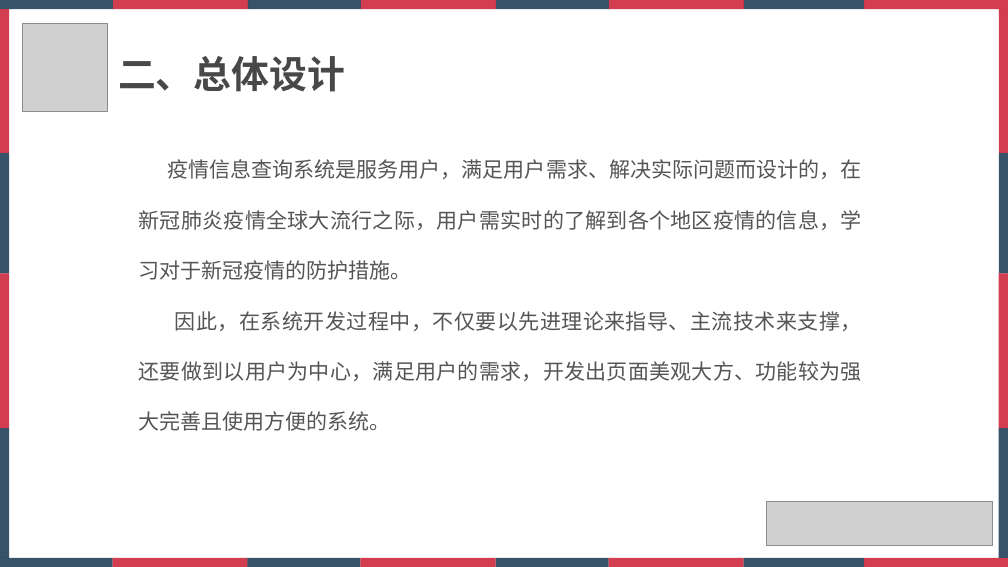
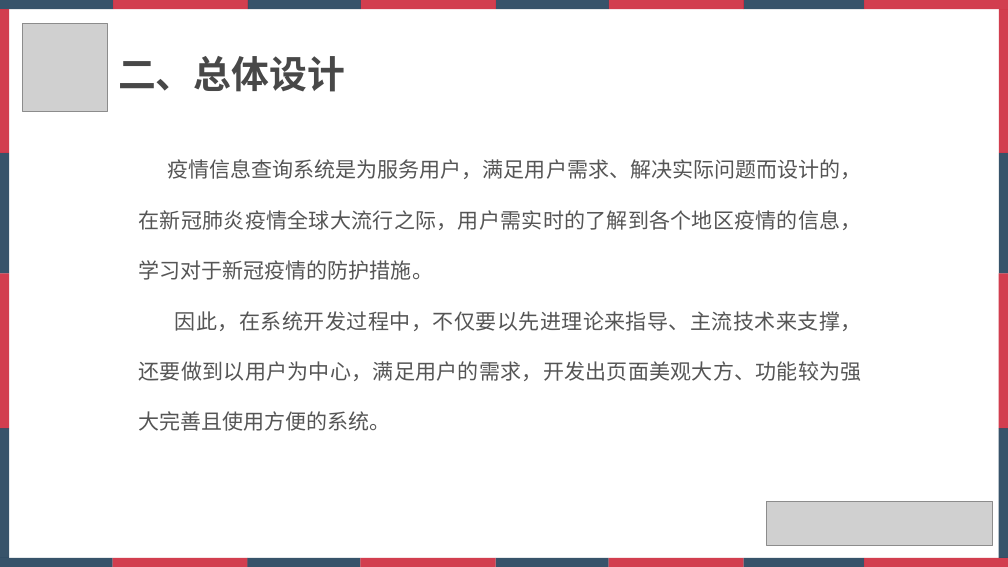
Before and after one commit to zhiyux/Teamwork, a slide deck: slide 3 of 第15-17周 项目汇报ppt+项目验收报告+用户操作手册+项目设计文档/软件课程设计项目汇报.pptx. Drawn at 1008x567 pixels with LibreOffice and Linux fonts; fonts in the diff are those of the drawing; grey boxes stand for pictures; background and template pictures are left out. Boxes give left, top, right and bottom in pixels: in the first picture for what was removed or moved away, otherwise in the second. Text is boxed around its words. In the diff, an @@ line names an element or a change of style, - is before the commit and + after.

```diff
--- a/第15-17周 项目汇报ppt+项目验收报告+用户操作手册+项目设计文档/软件课程设计项目汇报.pptx
+++ b/第15-17周 项目汇报ppt+项目验收报告+用户操作手册+项目设计文档/软件课程设计项目汇报.pptx
@@ text at <box>139,159,862,280</box>: text changed @@
-疫情信息查询系统是服务用户，满足用户需求、解决实际问题而设计的，在新冠肺炎疫情全球大流行之际，用户需实时的了解到各个地区疫情的信息，学习对于新冠疫情的防护措施。
+疫情信息查询系统是为服务用户，满足用户需求、解决实际问题而设计的，在新冠肺炎疫情全球大流行之际，用户需实时的了解到各个地区疫情的信息，学习对于新冠疫情的防护措施。
```
Also in this commit, not shown: 3 other slides changed, 1 slide added.
